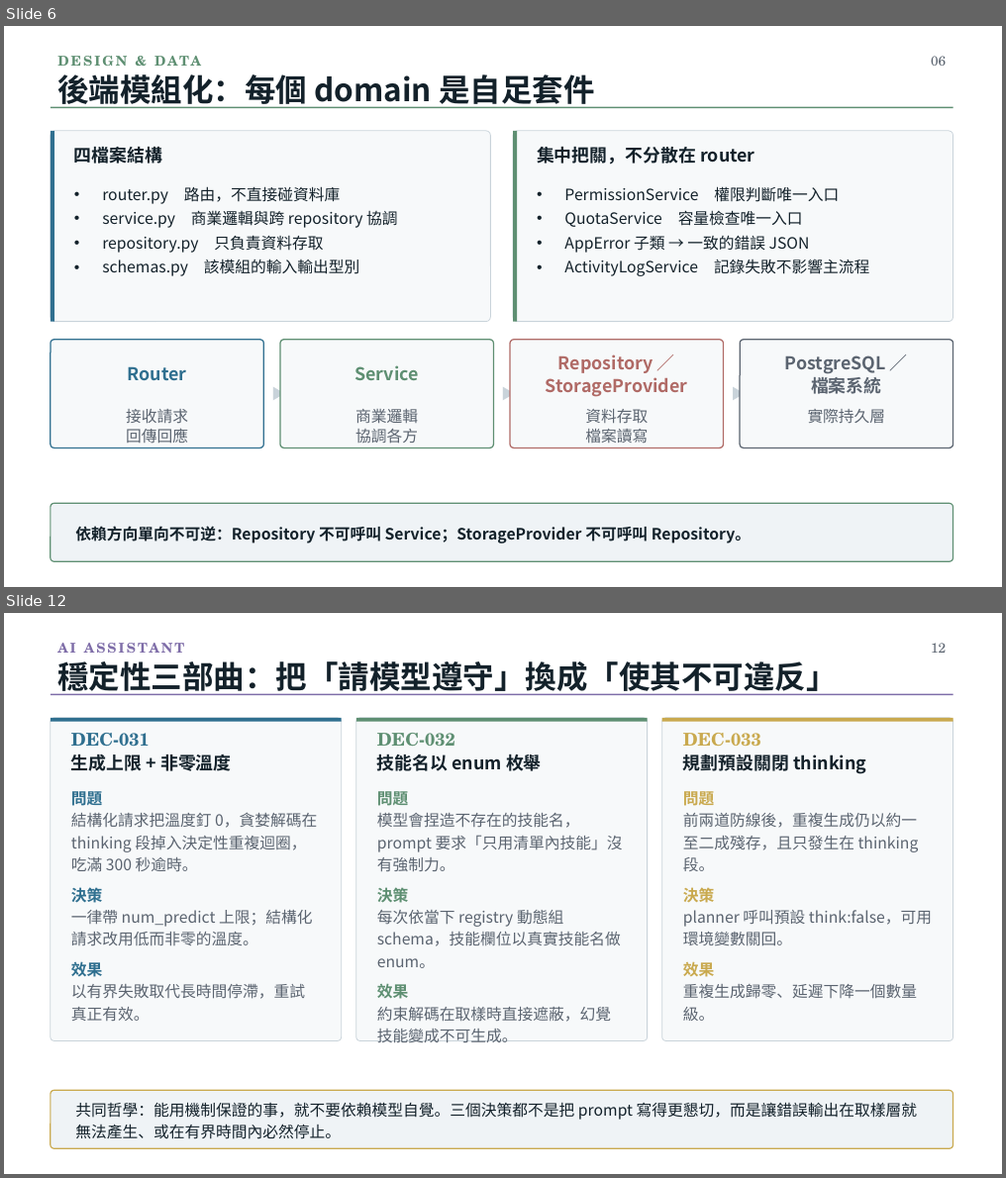
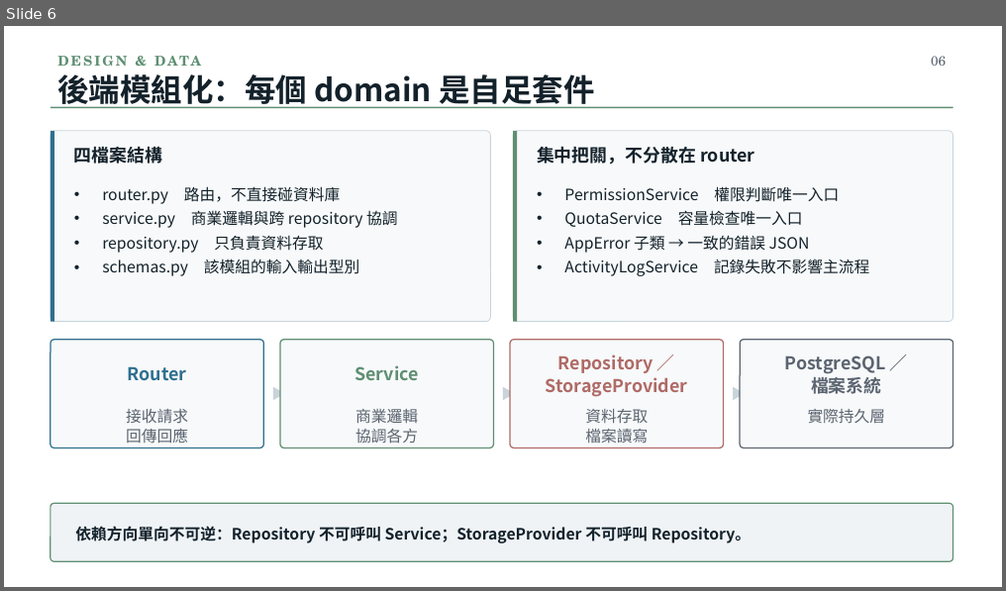
Before and after one commit to billwu101/CloudDrive, a slide deck: doc/ppt/CloudDrive_專題報告_v3.0.pptx. Shown one above the other, each under a label of ours: slides 6 and 12 before the commit, slide 6 after it; the slides between them are not shown. The pictures are 1006x1178 and 1006x591 pixels, drawn with LibreOffice and Linux fonts; fonts in the diff are those of the drawing. Boxes give left, top, right and bottom in pixels: in the first picture for what was removed or moved away, otherwise in the second. Text is boxed around its words. In the diff, an @@ line names an element or a change of style, - is before the commit and + after.

```diff
--- a/doc/ppt/CloudDrive_專題報告_v3.0.pptx
+++ b/doc/ppt/CloudDrive_專題報告_v3.0.pptx
@@ slide 12 removed at (x1=4, y1=613, x2=1002, y2=1174), background #FFFFFF @@
@@ text removed at (x1=57, y1=643, x2=184, y2=653) @@
-AI ASSISTANT
@@ text removed at (x1=57, y1=662, x2=837, y2=695) @@
-穩定性三部曲：把「請模型遵守」換成「使其不可違反」
@@ text removed at (x1=931, y1=643, x2=945, y2=653) @@
-12
@@ rectangle removed at (x1=51, y1=694, x2=953, y2=695) @@
@@ rounded rectangle removed at (x1=51, y1=718, x2=342, y2=1042) @@
@@ rectangle removed at (x1=51, y1=718, x2=342, y2=722) @@
@@ rounded rectangle removed at (x1=356, y1=718, x2=648, y2=1042) @@
@@ rectangle removed at (x1=356, y1=718, x2=648, y2=722) @@
@@ rounded rectangle removed at (x1=662, y1=718, x2=953, y2=1042) @@
@@ rectangle removed at (x1=662, y1=718, x2=953, y2=722) @@
@@ text removed at (x1=71, y1=733, x2=150, y2=747) @@
-DEC-031
@@ text removed at (x1=71, y1=755, x2=231, y2=771) @@
-生成上限 + 非零溫度
@@ text removed at (x1=377, y1=733, x2=455, y2=746) @@
-DEC-032
@@ text removed at (x1=377, y1=755, x2=542, y2=771) @@
-技能名以 enum 枚舉
@@ text removed at (x1=683, y1=733, x2=761, y2=746) @@
-DEC-033
@@ text removed at (x1=683, y1=752, x2=866, y2=775) @@
-規劃預設關閉 thinking
@@ text removed at (x1=71, y1=788, x2=317, y2=1021) @@
-問題
-結構化請求把溫度釘 0，貪婪解碼在 thinking 段掉入決定性重複迴圈，吃滿 300 秒逾時。
-決策
-一律帶 num_predict 上限；結構化請求改用低而非零的溫度。
-效果
-以有界失敗取代長時間停滯，重試真正有效。
@@ text removed at (x1=377, y1=788, x2=623, y2=1043) @@
-問題
-模型會捏造不存在的技能名，prompt 要求「只用清單內技能」沒有強制力。
-決策
-每次依當下 registry 動態組 schema，技能欄位以真實技能名做 enum。
-效果
-約束解碼在取樣時直接遮蔽，幻覺技能變成不可生成。
@@ text removed at (x1=683, y1=788, x2=932, y2=1021) @@
-問題
-前兩道防線後，重複生成仍以約一至二成殘存，且只發生在 thinking 段。
-決策
-planner 呼叫預設 think:false，可用環境變數關回。
-效果
-重複生成歸零、延遲下降一個數量級。
@@ rounded rectangle removed at (x1=51, y1=1090, x2=953, y2=1149) @@
@@ text removed at (x1=75, y1=1102, x2=917, y2=1140) @@
-共同哲學：能用機制保證的事，就不要依賴模型自覺。三個決策都不是把 prompt 寫得更懇切，而是讓錯誤輸出在取樣層就無法產生、或在有界時間內必然停止。
```
Also in this commit, not shown: 16 slides changed, 9 slides added, 5 other slides removed, 3 other files.
